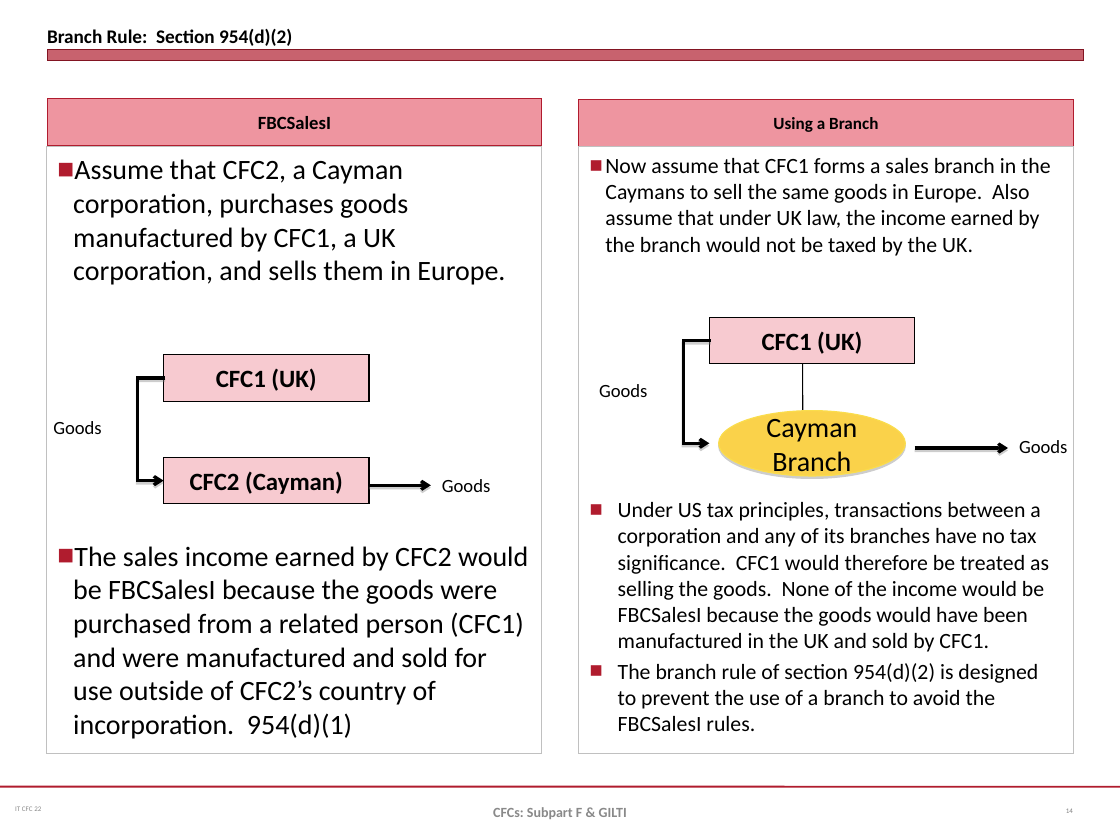
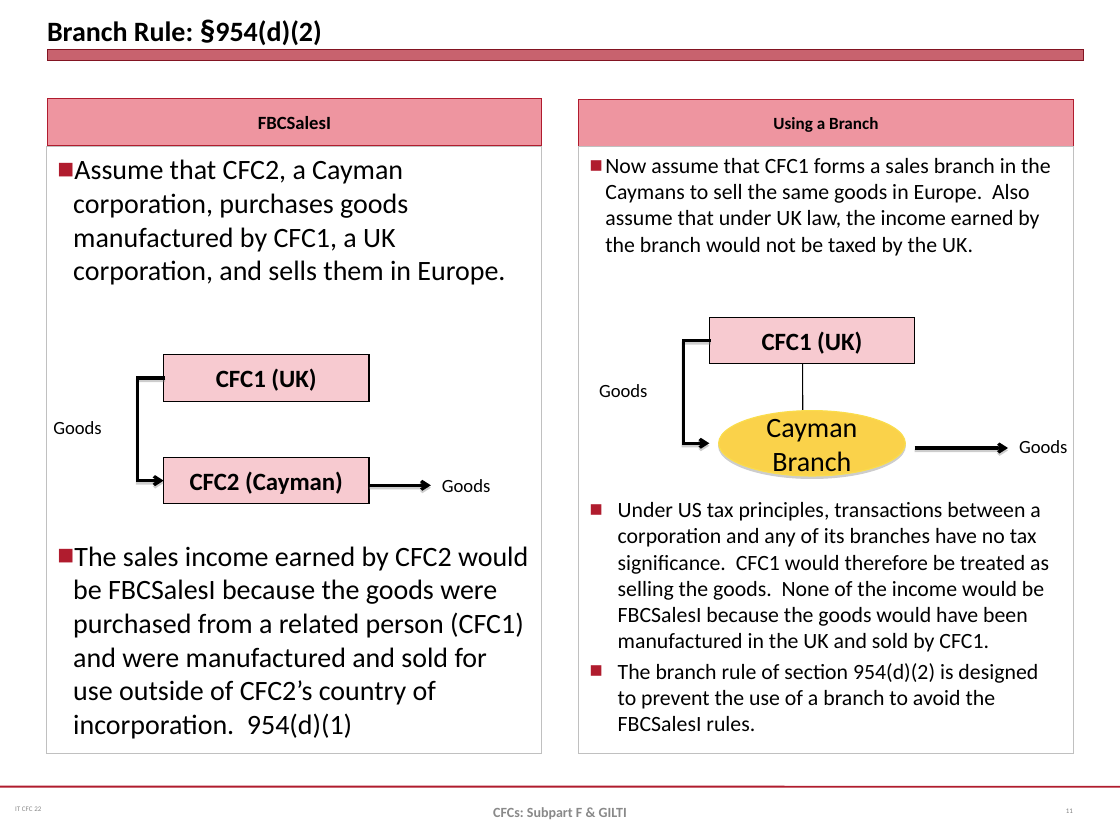
Before and after one commit to jmc877/International-Tax, a slide deck: slide 11 of slides/IT_CFC_22_1.pptx (slide 14 before the commit). Drawn at 1120x840 pixels with LibreOffice and Linux fonts; fonts in the diff are those of the drawing. Boxes give left, top, right and bottom in pixels: in the first picture for what was removed or moved away, otherwise in the second. Text is boxed around its words. In the diff, an @@ line names an element or a change of style, - is before the commit and + after.

```diff
--- a/slides/IT_CFC_22_1.pptx
+++ b/slides/IT_CFC_22_1.pptx
@@ title at bbox=[47, 20, 321, 45]: text changed; size 12.4 to 18 pt @@
-Branch Rule: Section 954(d)(2)
+Branch Rule: §954(d)(2)
```
Also in this commit, not shown: 16 other slides changed, 7 slides added, 2 slides removed, 2 other files.
